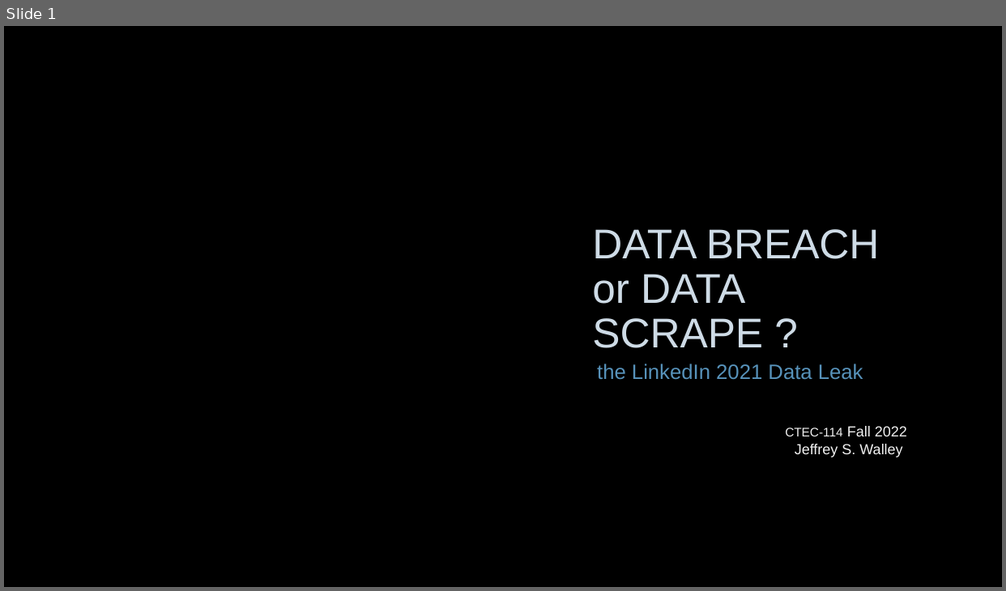
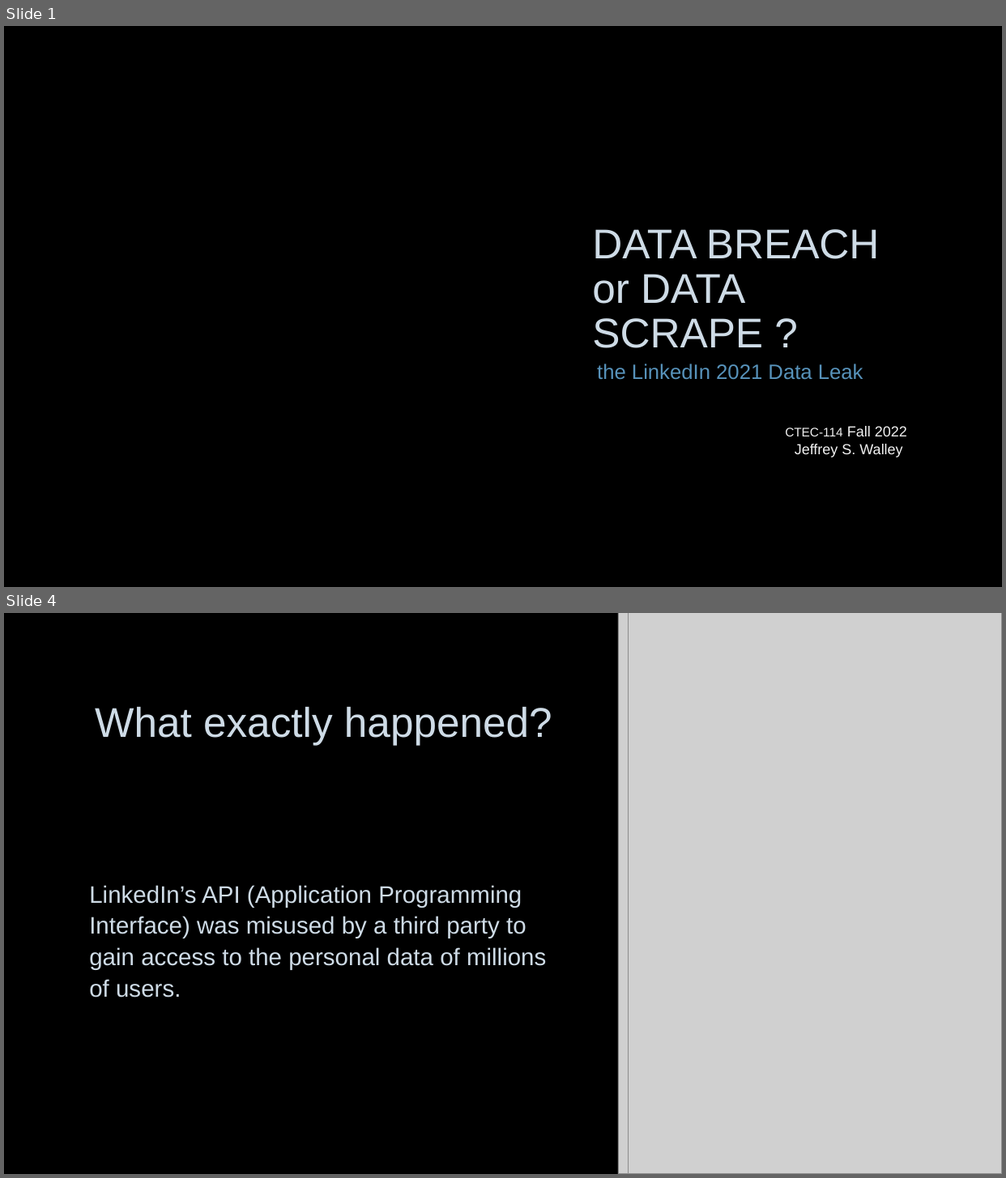
Before and after one commit to Ploppa-Smurph/ctec114_IT_SoftwareSupport, a slide deck: dataBreach.pptx. Shown one above the other, each under a label of ours: slide 1 before the commit, slides 1 and 4 after it; the slides between them are not shown. The pictures are 1006x591 and 1006x1178 pixels, drawn with LibreOffice and Linux fonts; fonts in the diff are those of the drawing; grey boxes stand for pictures; background and template pictures are left out. Boxes give left, top, right and bottom in pixels: in the first picture for what was removed or moved away, otherwise in the second. Text is boxed around its words. In the diff, an @@ line names an element or a change of style, - is before the commit and + after.

```diff
--- a/dataBreach.pptx
+++ b/dataBreach.pptx
@@ slide 4 added at [4,613,1002,1174], background picture (left out) @@
@@ picture added at [618,613,1002,1174] @@
@@ picture added at [628,613,1002,1174] @@
@@ title added at [95,706,552,745], 40 pt, text #CEDBE6 @@
+What exactly happened?
@@ text added at [89,885,546,998], 23 pt, text #CEDBE6 @@
+LinkedIn’s API (Application Programming Interface) was misused by a third party to gain access to the personal data of millions of users.
```
Also in this commit, not shown: 3 other slides added, 1 slide removed.
